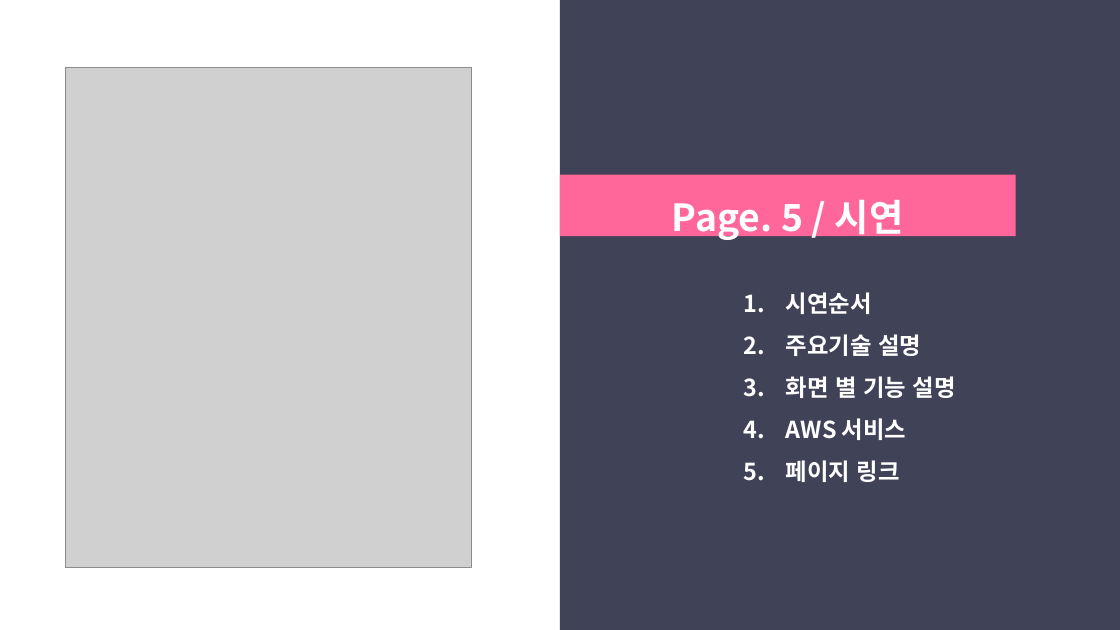
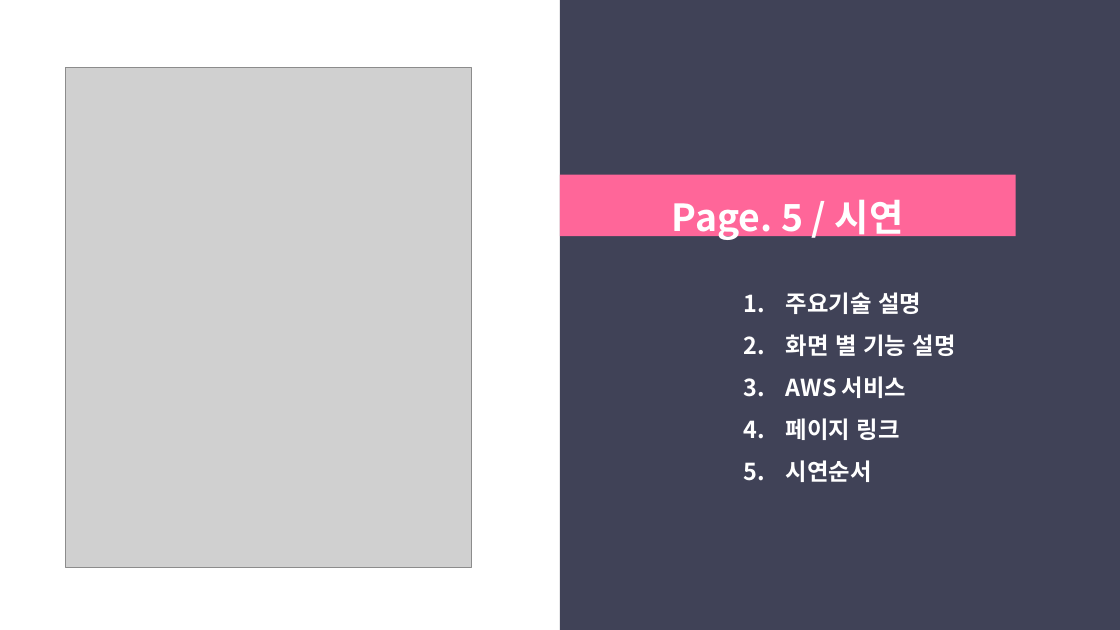
Before and after one commit to phoresis92/GroupWare, a slide deck: slide 24 of 1조 최종발표.pptx. Drawn at 1120x630 pixels with LibreOffice and Linux fonts; fonts in the diff are those of the drawing; grey boxes stand for pictures. Boxes give left, top, right and bottom in pixels: in the first picture for what was removed or moved away, otherwise in the second. Text is boxed around its words. In the diff, an @@ line names an element or a change of style, - is before the commit and + after.

```diff
--- a/1조 최종발표.pptx
+++ b/1조 최종발표.pptx
@@ text at box(786, 292, 872, 314): paragraph removed @@
-1. 시연순서
@@ text at box(786, 460, 872, 482): paragraph added @@
+5. 시연순서
```
Also in this commit, not shown: 16 other slides changed.
